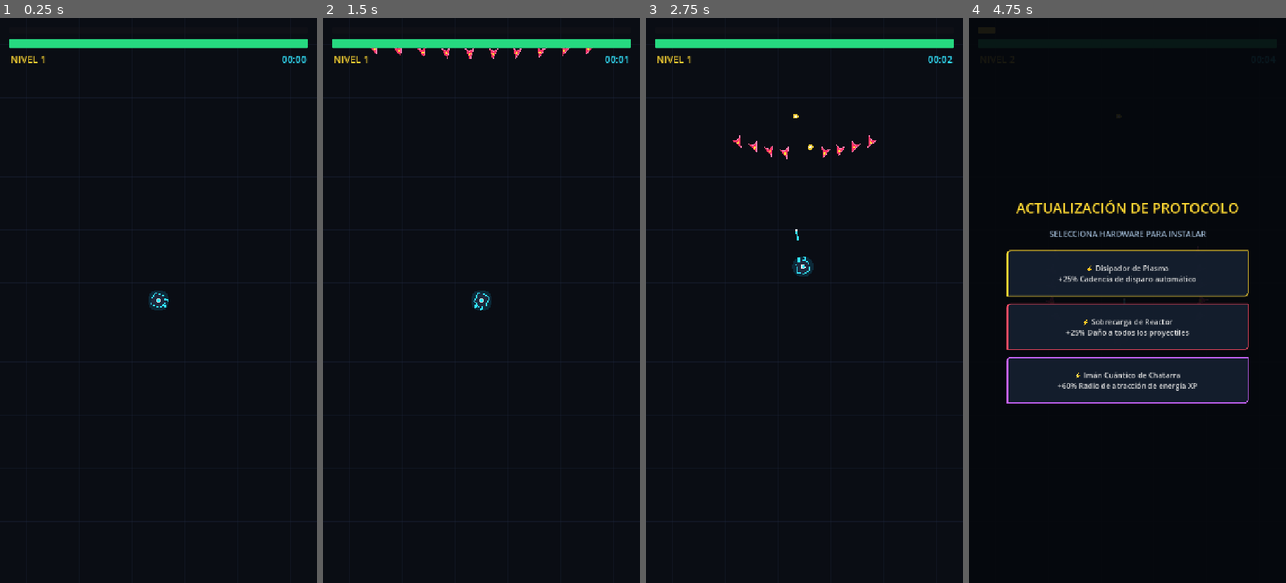
Above: before the commit, frames 1-4 (left to right).
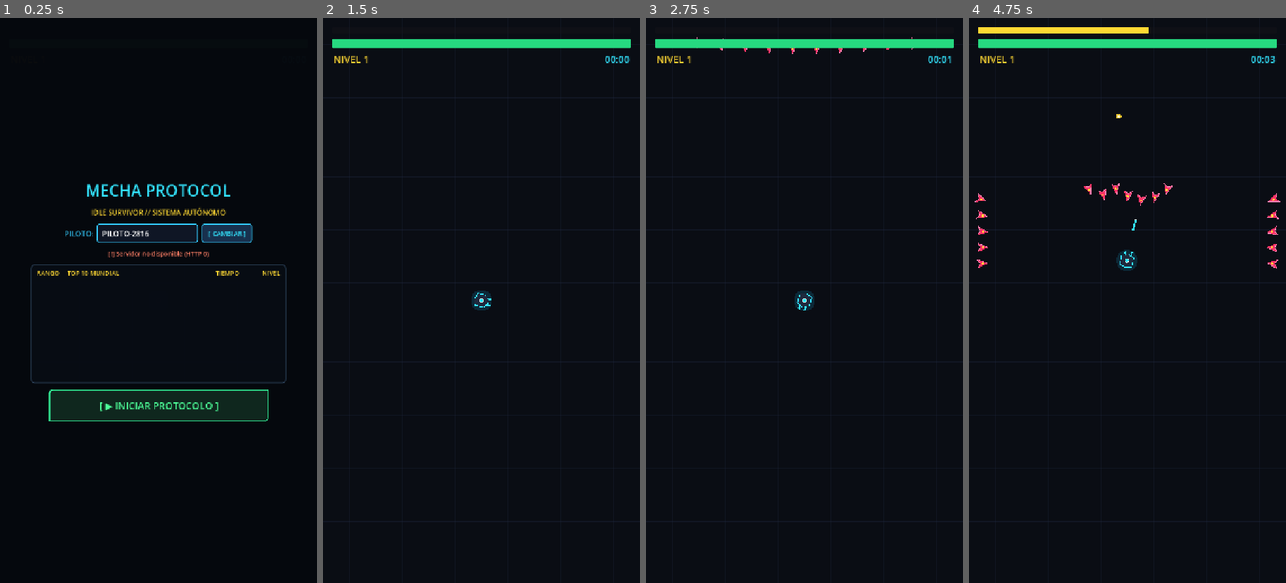
Above: after the commit, the same moments.

Repository: jonathanduranr/mecha-protocol
Game: Godot game, scene res://scenes/main.tscn
Two runs of this game, one before a commit and one after it. Both use one fixed random seed, a clock stepped at 60 frames per second and the inputs below.
Inputs (mouse positions are in pixels of both pictures, inside the frame that each line leads up to):
- Up to frame 1 (0.25 s): no input
- Up to frame 2 (1.5 s): click (551, 232) at 0.5 s, where only the run after the commit has a clickable "[ CAMBIAR ]"; click (481, 407) at 1.25 s, where only the run after the commit has a clickable "[ ▶ INICIAR PROTOCOLO ]"
- Up to frame 3 (2.75 s): move the mouse to (874, 272) at 2.02 s; click (874, 272) at 2.17 s
- Up to frame 4 (4.75 s): move the mouse to (1064, 328) at 2.77 s; click (1064, 328) at 2.92 s; move the mouse to (1159, 176) at 3.52 s; click (1159, 176) at 3.67 s; move the mouse to (1111, 413) at 4.27 s; click (1111, 413) at 4.42 s

The runs differ from the first frame. In frame 1, 8.4% of the frame differs, in the area x 2-98%, y 3-90%; in frame 2, 0.3%; in frame 3, 0.7%; in frame 4, 7.3%.

Commit message:
feat: show global leaderboard and pilot customization on start screen

Diff:
--- a/scenes/ui/hud.tscn
+++ b/scenes/ui/hud.tscn
@@ -23,6 +23,16 @@
 border_width_right = 2
 border_width_bottom = 2
 border_color = Color(1, 0.25, 0.35, 1)
+corner_radius_top_left = 8
+corner_radius_bottom_right = 8
+
+[sub_resource type="StyleBoxFlat" id="StyleBoxFlat_btn_start"]
+bg_color = Color(0.06, 0.16, 0.12, 0.95)
+border_width_left = 4
+border_width_top = 2
+border_width_right = 2
+border_width_bottom = 2
+border_color = Color(0.2, 0.95, 0.6, 1)
 corner_radius_top_left = 8
 corner_radius_bottom_right = 8
 
@@ -322,5 +332,133 @@
 theme_override_font_sizes/font_size = 20
 text = "[ REINICIAR PROTOCOLO ]"
 
+[node name="StartPanel" type="ColorRect" parent="."]
+anchors_preset = 15
+anchor_right = 1.0
+anchor_bottom = 1.0
+grow_horizontal = 2
+grow_vertical = 2
+color = Color(0.02, 0.03, 0.05, 0.98)
+
+[node name="CenterContainer" type="CenterContainer" parent="StartPanel"]
+layout_mode = 1
+anchors_preset = 15
+anchor_right = 1.0
+anchor_bottom = 1.0
+grow_horizontal = 2
+grow_vertical = 2
+
+[node name="VBoxContainer" type="VBoxContainer" parent="StartPanel/CenterContainer"]
+layout_mode = 2
+theme_override_constants/separation = 14
+
+[node name="TitleLabel" type="Label" parent="StartPanel/CenterContainer/VBoxContainer"]
+layout_mode = 2
+theme_override_colors/font_color = Color(0.2, 0.9, 1, 1)
+theme_override_font_sizes/font_size = 36
+text = "MECHA PROTOCOL"
+horizontal_alignment = 1
+
+[node name="SubTitleLabel" type="Label" parent="StartPanel/CenterContainer/VBoxContainer"]
+layout_mode = 2
+theme_override_colors/font_color = Color(1, 0.85, 0.2, 1)
+theme_override_font_sizes/font_size = 16
+text = "IDLE SURVIVOR // SISTEMA AUTÓNOMO"
+horizontal_alignment = 1
+
+[node name="PilotContainer" type="HBoxContainer" parent="StartPanel/CenterContainer/VBoxContainer"]
+layout_mode = 2
+alignment = 1
+theme_override_constants/separation = 8
+
+[node name="PilotTagLabel" type="Label" parent="StartPanel/CenterContainer/VBoxContainer/PilotContainer"]
+layout_mode = 2
+theme_override_colors/font_color = Color(0.2, 0.8, 1, 1)
+theme_override_font_sizes/font_size = 17
+text = "PILOTO:"
+
+[node name="StartPilotInput" type="LineEdit" parent="StartPanel/CenterContainer/VBoxContainer/PilotContainer"]
+custom_minimum_size = Vector2(230, 44)
+layout_mode = 2
+theme_override_colors/font_color = Color(1, 1, 1, 1)
+theme_override_font_sizes/font_size = 17
+theme_override_styles/normal = SubResource("StyleBoxFlat_input")
+text = "PILOTO-0001"
+max_length = 16
+placeholder_text = "Tu nombre"
+
+[node name="StartChangeBtn" type="Button" parent="StartPanel/CenterContainer/VBoxContainer/PilotContainer"]
+custom_minimum_size = Vector2(115, 44)
+layout_mode = 2
+theme_override_colors/font_color = Color(0.2, 0.9, 1, 1)
+theme_override_font_sizes/font_size = 15
+theme_override_styles/normal = SubResource("StyleBoxFlat_btn_save")
+text = "[ CAMBIAR ]"
+
+[node name="StartStatusLabel" type="Label" parent="StartPanel/CenterContainer/VBoxContainer"]
+layout_mode = 2
+theme_override_colors/font_color = Color(0.5, 0.8, 0.9, 1)
+theme_override_font_sizes/font_size = 14
+text = "> Satélite en línea. Selecciona iniciar."
+horizontal_alignment = 1
+
+[node name="LeaderboardPanel" type="PanelContainer" parent="StartPanel/CenterContainer/VBoxContainer"]
+custom_minimum_size = Vector2(580, 270)
+layout_mode = 2
+theme_override_styles/panel = SubResource("StyleBoxFlat_board")
+
+[node name="BoardVBox" type="VBoxContainer" parent="StartPanel/CenterContainer/VBoxContainer/LeaderboardPanel"]
+layout_mode = 2
+theme_override_constants/separation = 4
+
+[node name="BoardHeader" type="HBoxContainer" parent="StartPanel/CenterContainer/VBoxContainer/LeaderboardPanel/BoardVBox"]
+layout_mode = 2
+
+[node name="H_Rank" type="Label" parent="StartPanel/CenterContainer/VBoxContainer/LeaderboardPanel/BoardVBox/BoardHeader"]
+custom_minimum_size = Vector2(65, 0)
+layout_mode = 2
+theme_override_colors/font_color = Color(1, 0.85, 0.2, 1)
+theme_override_font_sizes/font_size = 14
+text = "RANGO"
+
+[node name="H_Name" type="Label" parent="StartPanel/CenterContainer/VBoxContainer/LeaderboardPanel/BoardVBox/BoardHeader"]
+layout_mode = 2
+size_flags_horizontal = 3
+theme_override_colors/font_color = Color(1, 0.85, 0.2, 1)
+theme_override_font_sizes/font_size = 14
+text = "TOP 10 MUNDIAL"
+
+[node name="H_Time" type="Label" parent="StartPanel/CenterContainer/VBoxContainer/LeaderboardPanel/BoardVBox/BoardHeader"]
+custom_minimum_size = Vector2(90, 0)
+layout_mode = 2
+theme_override_colors/font_color = Color(1, 0.85, 0.2, 1)
+theme_override_font_sizes/font_size = 14
+text = "TIEMPO"
+horizontal_alignment = 1
+
+[node name="H_Level" type="Label" parent="StartPanel/CenterContainer/VBoxContainer/LeaderboardPanel/BoardVBox/BoardHeader"]
+custom_minimum_size = Vector2(70, 0)
+layout_mode = 2
+theme_override_colors/font_color = Color(1, 0.85, 0.2, 1)
+theme_override_font_sizes/font_size = 14
+text = "NIVEL"
+horizontal_alignment = 2
+
+[node name="HSeparator" type="HSeparator" parent="StartPanel/CenterContainer/VBoxContainer/LeaderboardPanel/BoardVBox"]
+layout_mode = 2
+
+[node name="StartRowsContainer" type="VBoxContainer" parent="StartPanel/CenterContainer/VBoxContainer/LeaderboardPanel/BoardVBox"]
+layout_mode = 2
+theme_override_constants/separation = 3
+
+[node name="StartButton" type="Button" parent="StartPanel/CenterContainer/VBoxContainer"]
+custom_minimum_size = Vector2(500, 72)
+layout_mode = 2
+size_flags_horizontal = 4
+theme_override_styles/normal = SubResource("StyleBoxFlat_btn_start")
+theme_override_font_sizes/font_size = 22
+theme_override_colors/font_color = Color(0.3, 1.0, 0.6, 1)
+text = "[ ▶ INICIAR PROTOCOLO ]"
+
 [node name="LeaderboardHTTP" type="HTTPRequest" parent="."]
 timeout = 8.0
--- a/scripts/hud.gd
+++ b/scripts/hud.gd
@@ -22,6 +22,14 @@
 @onready var save_pilot_btn: Button = $GameOverPanel/CenterContainer/VBoxContainer/PilotContainer/SavePilotBtn
 @onready var status_label: Label = $GameOverPanel/CenterContainer/VBoxContainer/StatusLabel
 @onready var rows_container: VBoxContainer = $GameOverPanel/CenterContainer/VBoxContainer/LeaderboardPanel/BoardVBox/RowsContainer
+
+@onready var start_panel: Control = $StartPanel
+@onready var start_pilot_input: LineEdit = $StartPanel/CenterContainer/VBoxContainer/PilotContainer/StartPilotInput
+@onready var start_change_btn: Button = $StartPanel/CenterContainer/VBoxContainer/PilotContainer/StartChangeBtn
+@onready var start_status_label: Label = $StartPanel/CenterContainer/VBoxContainer/StartStatusLabel
+@onready var start_rows_container: VBoxContainer = $StartPanel/CenterContainer/VBoxContainer/LeaderboardPanel/BoardVBox/StartRowsContainer
+@onready var start_button: Button = $StartPanel/CenterContainer/VBoxContainer/StartButton
+
 @onready var http_request: HTTPRequest = $LeaderboardHTTP
 
 var elapsed_seconds: float = 0.0
@@ -70,8 +78,16 @@
 ]
 
 func _ready() -> void:
+	get_tree().paused = true
+	start_panel.visible = true
 	upgrade_panel.visible = false
 	game_over_panel.visible = false
+
+	start_button.pressed.connect(_on_start_protocol_pressed)
+	start_change_btn.pressed.connect(_on_change_name_clicked)
+	start_pilot_input.gui_input.connect(_on_pilot_input_gui_input)
+	start_pilot_input.text_submitted.connect(func(text_val): apply_new_pilot_name(text_val))
+
 	restart_button.pressed.connect(_on_restart_pressed)
 	save_pilot_btn.pressed.connect(_on_change_name_clicked)
 	pilot_input.gui_input.connect(_on_pilot_input_gui_input)
@@ -80,6 +96,23 @@
 	http_request.request_completed.connect(_on_http_request_completed)
 	load_profile()
 	pilot_input.text = current_pilot_name
+	start_pilot_input.text = current_pilot_name
+
+	fetch_initial_leaderboard()
+
+func _on_start_protocol_pressed() -> void:
+	start_panel.visible = false
+	get_tree().paused = false
+
+func fetch_initial_leaderboard() -> void:
+	start_status_label.text = "> Consultando satelite de clasificacion..."
+	start_status_label.add_theme_color_override("font_color", Color(0.3, 0.85, 1.0))
+	var url := API_BASE_URL + "/api/leaderboard?user_id=" + current_user_id
+	http_request.cancel_request()
+	var err := http_request.request(url, ["Accept: application/json"], HTTPClient.METHOD_GET)
+	if err != OK:
+		start_status_label.text = "[!] Red desconectada (Sin conexion)"
+		start_status_label.add_theme_color_override("font_color", Color(1.0, 0.6, 0.2))
 
 func _process(delta: float) -> void:
 	if not get_tree().paused:
@@ -232,36 +265,58 @@
 
 	current_pilot_name = clean_name
 	pilot_input.text = current_pilot_name
+	start_pilot_input.text = current_pilot_name
 	save_profile()
-	submit_score_to_cloud()
+
+	if game_over_panel.visible:
+		submit_score_to_cloud()
+	else:
+		fetch_initial_leaderboard()
 
 func _on_http_request_completed(_result: int, response_code: int, _headers: PackedStringArray, body: PackedByteArray) -> void:
 	is_submitting = false
 	save_pilot_btn.disabled = false
+	start_change_btn.disabled = false
 
 	if response_code == 200:
 		var json_str := body.get_string_from_utf8()
 		var data = JSON.parse_string(json_str)
 		if data is Dictionary and data.get("success", false):
-			var user_rank: int = int(data.get("rank", 0))
-			var top10: Array = data.get("top10", [])
-			status_label.text = "> PUNTUACION REGISTRADA (PUESTO MUNDIAL #%d)" % user_rank
-			status_label.add_theme_color_override("font_color", Color(0.2, 1.0, 0.5))
-			render_leaderboard(top10)
+			var rows: Array = []
+			if data.has("leaderboard"):
+				rows = data.get("leaderboard", [])
+				start_status_label.text = "> Satelite sincronizado. Selecciona iniciar."
+				start_status_label.add_theme_color_override("font_color", Color(0.2, 1.0, 0.5))
+			elif data.has("top10"):
+				rows = data.get("top10", [])
+				var user_rank: int = int(data.get("rank", 0))
+				status_label.text = "> PUNTUACION REGISTRADA (PUESTO MUNDIAL #%d)" % user_rank
+				status_label.add_theme_color_override("font_color", Color(0.2, 1.0, 0.5))
+
+			render_leaderboard(rows)
 			return
 
 	status_label.text = "[!] Servidor no disponible (HTTP %d, res %d)" % [response_code, _result]
 	status_label.add_theme_color_override("font_color", Color(1.0, 0.5, 0.4))
+	start_status_label.text = "[!] Servidor no disponible (HTTP %d)" % response_code
+	start_status_label.add_theme_color_override("font_color", Color(1.0, 0.5, 0.4))
 
 func render_leaderboard(top10: Array) -> void:
-	for child in rows_container.get_children():
+	populate_board_container(rows_container, top10)
+	populate_board_container(start_rows_container, top10)
+
+func populate_board_container(target_container: VBoxContainer, top10: Array) -> void:
+	if not is_instance_valid(target_container):
+		return
+
+	for child in target_container.get_children():
 		child.queue_free()
 
 	if top10.is_empty():
 		var empty_label := Label.new()
 		empty_label.text = "Sin registros aun. Eres el primero!"
 		empty_label.horizontal_alignment = HORIZONTAL_ALIGNMENT_CENTER
-		rows_container.add_child(empty_label)
+		target_container.add_child(empty_label)
 		return
 
 	for i in range(min(top10.size(), 7)):
@@ -316,7 +371,6 @@
 		lvl_lbl.horizontal_alignment = HORIZONTAL_ALIGNMENT_RIGHT
 		lvl_lbl.add_theme_font_size_override("font_size", 14)
 
-		# Destacar al usuario actual en Cian brillante neon
 		if is_me:
 			var cyan := Color(0.2, 0.95, 1.0)
 			rank_lbl.add_theme_color_override("font_color", cyan)
@@ -336,7 +390,7 @@
 		row_hbox.add_child(time_lbl)
 		row_hbox.add_child(lvl_lbl)
 
-		rows_container.add_child(row_hbox)
+		target_container.add_child(row_hbox)
 
 func load_profile() -> void:
 	if FileAccess.file_exists(SAVE_PATH):
Not shown: 1 places in scenes/ui/hud.tscn that only renumber resources
Not shown, changed: backend/src/index.js
Not shown, changed: builds/web/index.html
Not shown, changed: builds/web/index.pck
